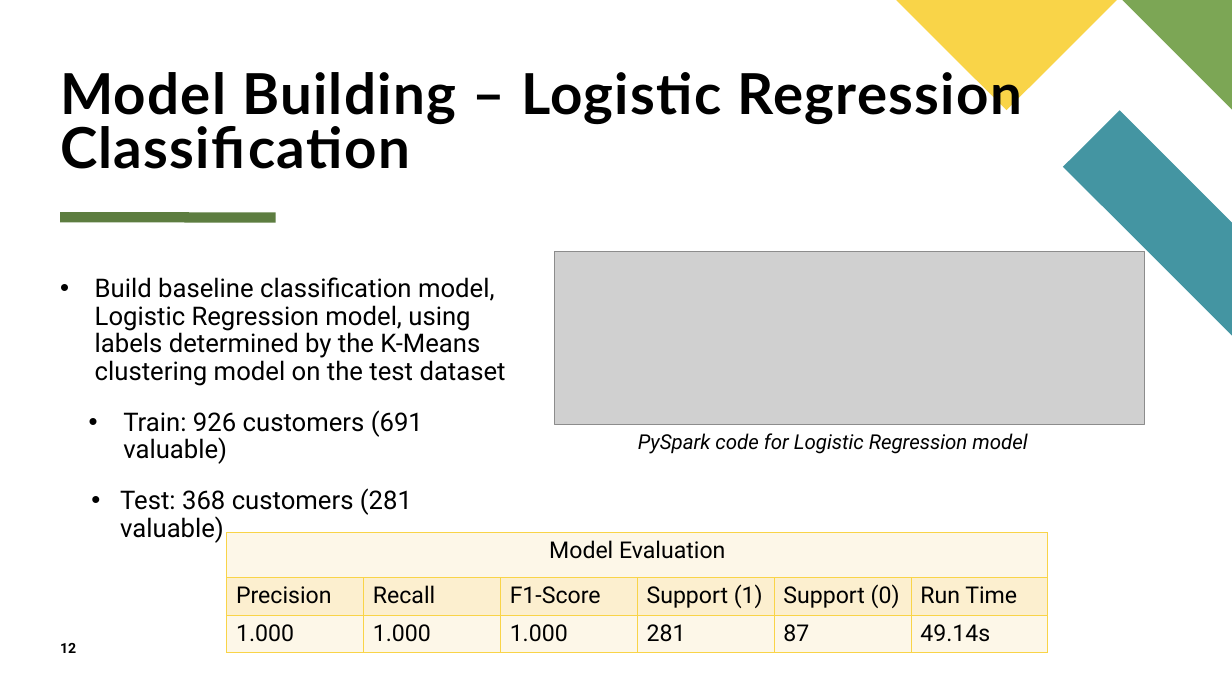
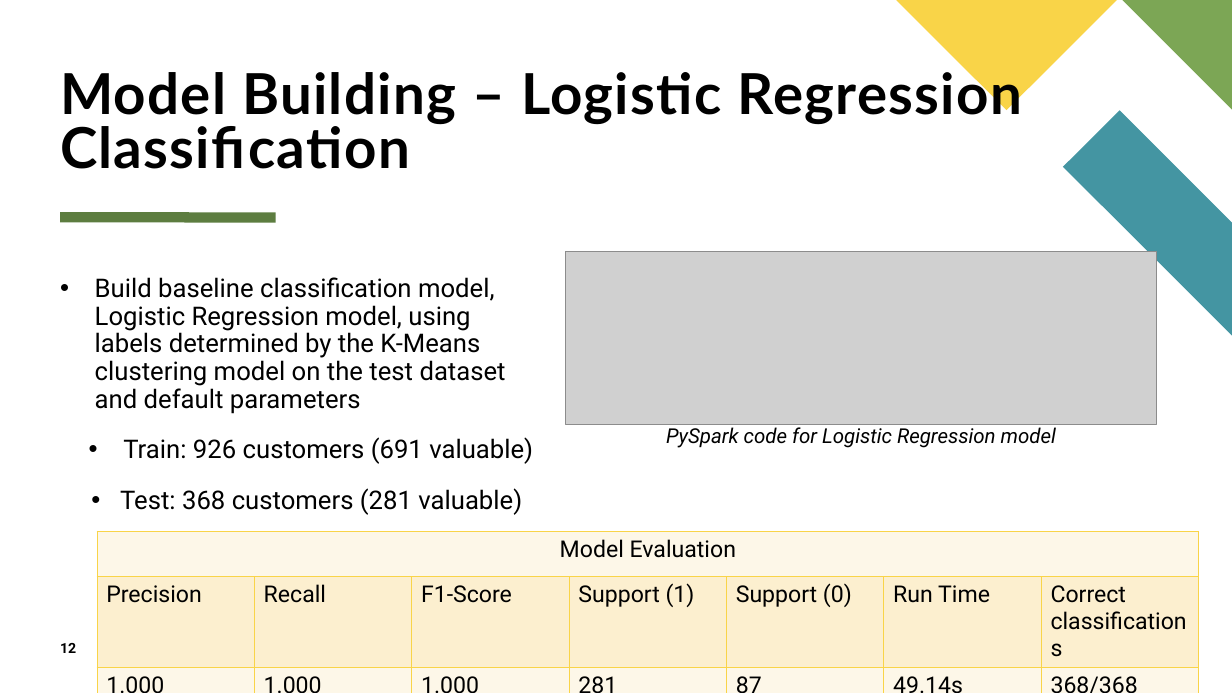
Before and after one commit to kstickmueller/CIS731-finalproject, a slide deck: slide 12 of Determing Customer Valuableness CIS731 Final Project.pptx. Drawn at 1232x693 pixels with LibreOffice and Linux fonts; fonts in the diff are those of the drawing; grey boxes stand for pictures. Boxes give left, top, right and bottom in pixels: in the first picture for what was removed or moved away, otherwise in the second. Text is boxed around its words. In the diff, an @@ line names an element or a change of style, - is before the commit and + after.

```diff
--- a/Determing Customer Valuableness CIS731 Final Project.pptx
+++ b/Determing Customer Valuableness CIS731 Final Project.pptx
@@ picture: place and size @@
-picture at [555,251,1145,424]
+picture at [566,251,1156,424]
@@ text at [95,277,506,414]: text changed @@
-• Build baseline classification model, Logistic Regression model, using labels determined by the K-Means clustering model on the test dataset
+• Build baseline classification model, Logistic Regression model, using labels determined by the K-Means clustering model on the test dataset and default parameters
@@ text "PySpark code for Logistic Regression ...": place and size @@
-text "PySpark code for Logistic Regression ..." at [638,433,1027,454]
+text "PySpark code for Logistic Regression ..." at [666,424,1056,448]
@@ table at [97,531,1197,678] @@
+column 7:  | Correct classifications | 368/368
@@ table: place and size @@
-table at [226,532,1047,653]
+table at [97,531,1197,678]
```
Also in this commit, not shown: 9 other slides changed, 1 other file.
